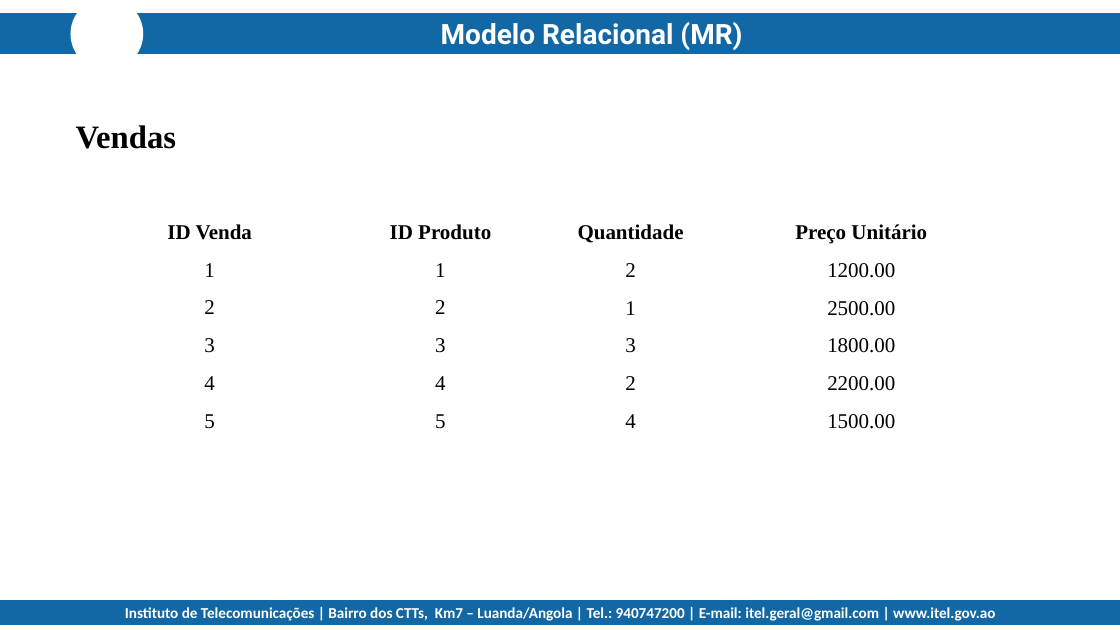
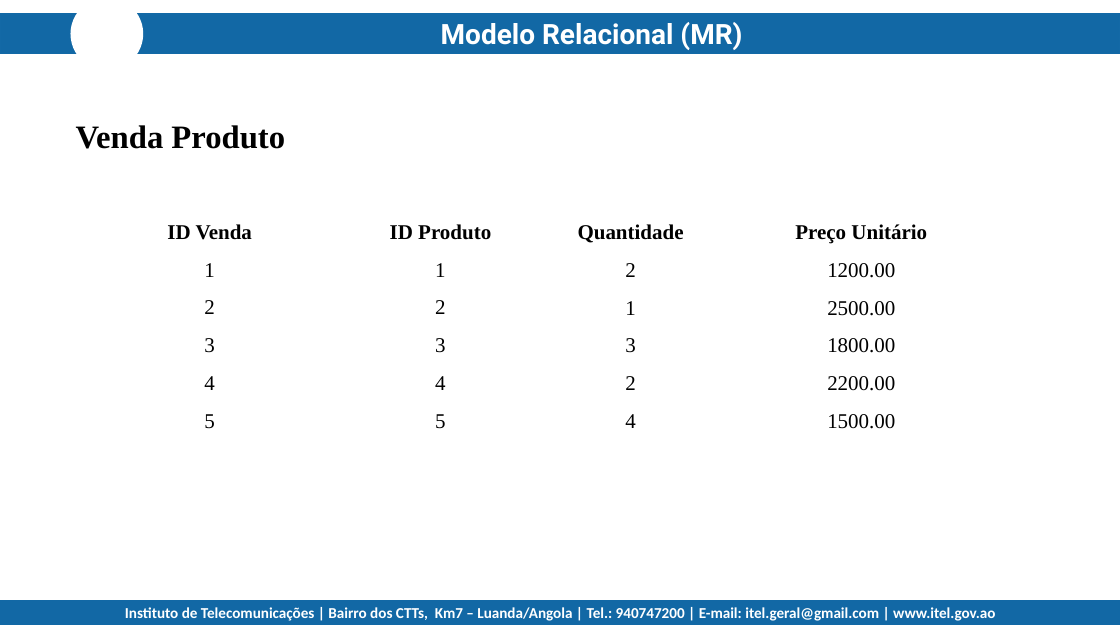
Before and after one commit to jedin01/tumbadas, a slide deck: slide 24 of projeto_coletivo/M_5_Fase3.pptx (slide 23 before the commit). Drawn at 1120x630 pixels with LibreOffice and Linux fonts; fonts in the diff are those of the drawing; background and template pictures are left out. Boxes give left, top, right and bottom in pixels: in the first picture for what was removed or moved away, otherwise in the second. Text is boxed around its words. In the diff, an @@ line names an element or a change of style, - is before the commit and + after.

```diff
--- a/projeto_coletivo/M_5_Fase3.pptx
+++ b/projeto_coletivo/M_5_Fase3.pptx
@@ text at (76,125,285,149): text changed @@
-Vendas
+Venda Produto
```
Also in this commit, not shown: 1 slide added.
